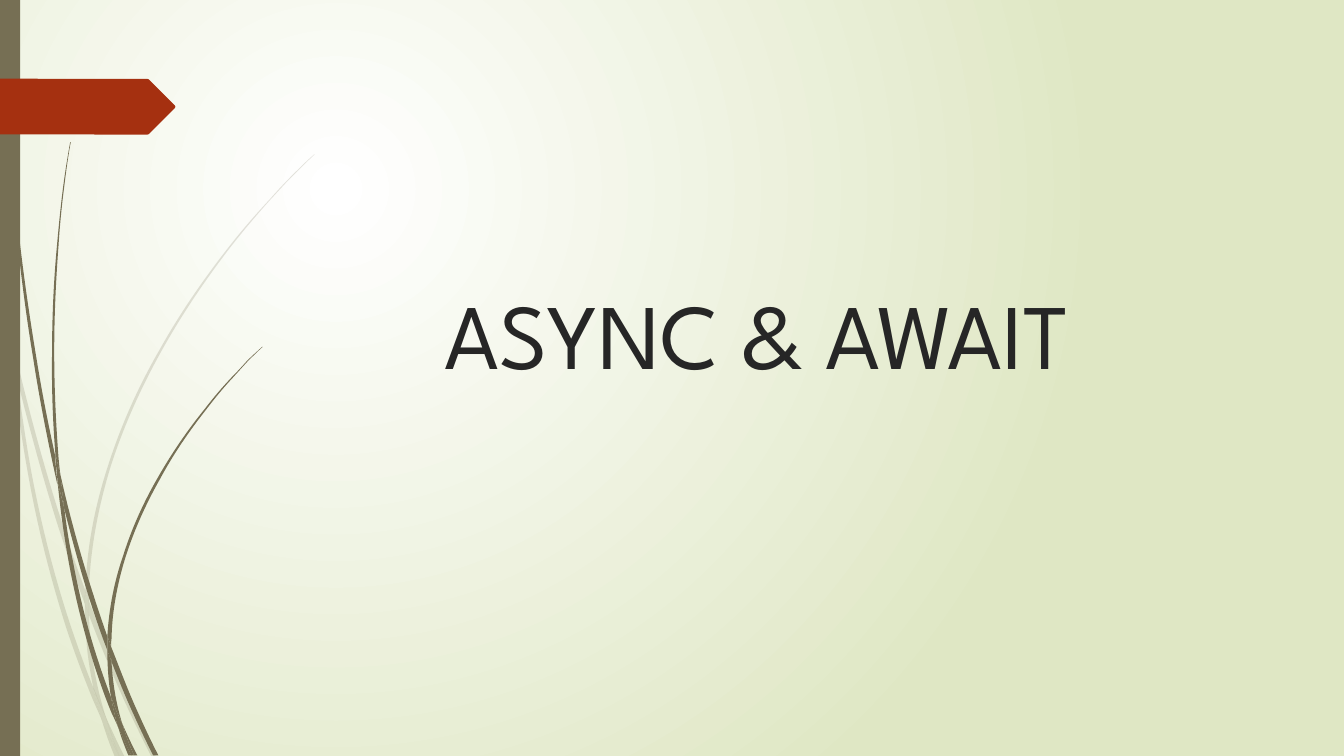
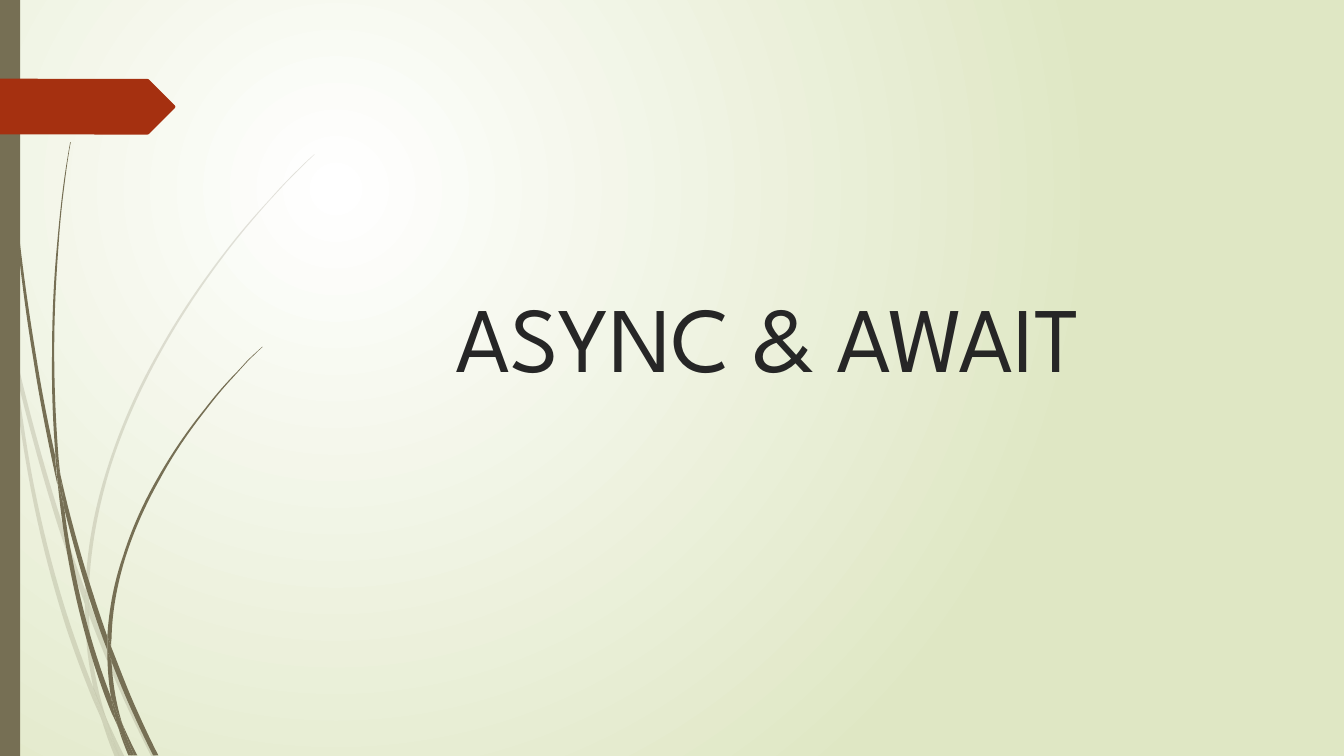
Before and after one commit to AnkitPrakash687/sphero_tutorial, a slide deck: slide 3 of SPHERO.pptx. Drawn at 1344x756 pixels with LibreOffice and Linux fonts; fonts in the diff are those of the drawing. Boxes give left, top, right and bottom in pixels: in the first picture for what was removed or moved away, otherwise in the second. Text is boxed around its words. In the diff, an @@ line names an element or a change of style, - is before the commit and + after.

```diff
--- a/SPHERO.pptx
+++ b/SPHERO.pptx
@@ title "ASYNC & AWAIT" moved from (x1=444, y1=307, x2=1069, y2=370) to (x1=455, y1=310, x2=1080, y2=373) @@
```
Also in this commit, not shown: 3 other slides changed, 6 slides added, 2 slides removed.
